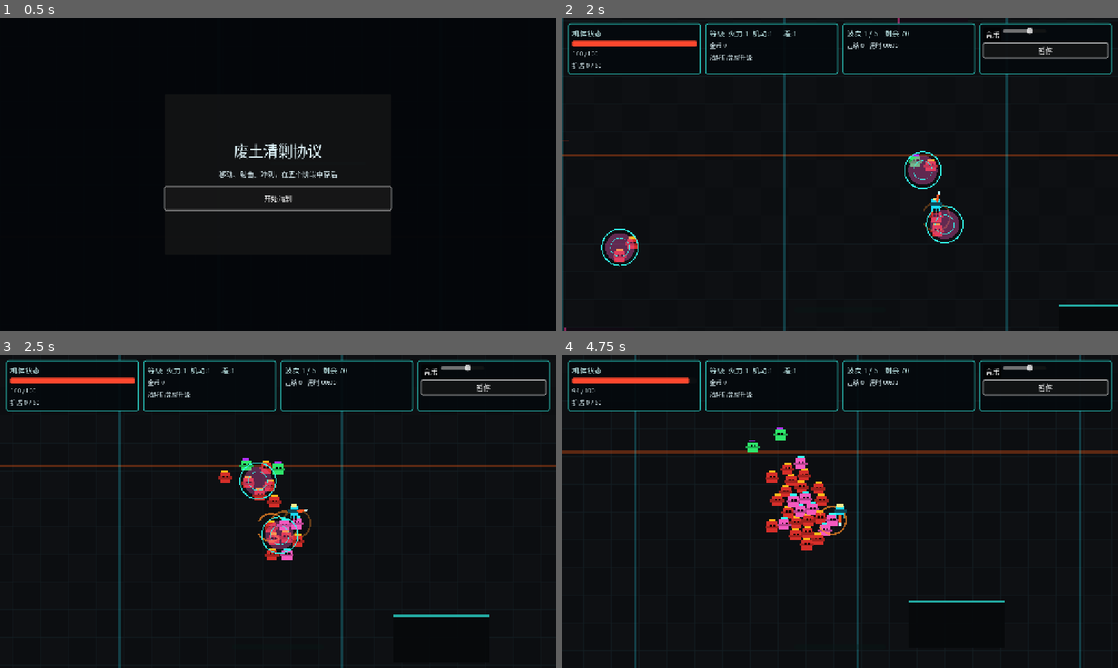
Above: before the commit, frames 1-4 (two rows, left to right).
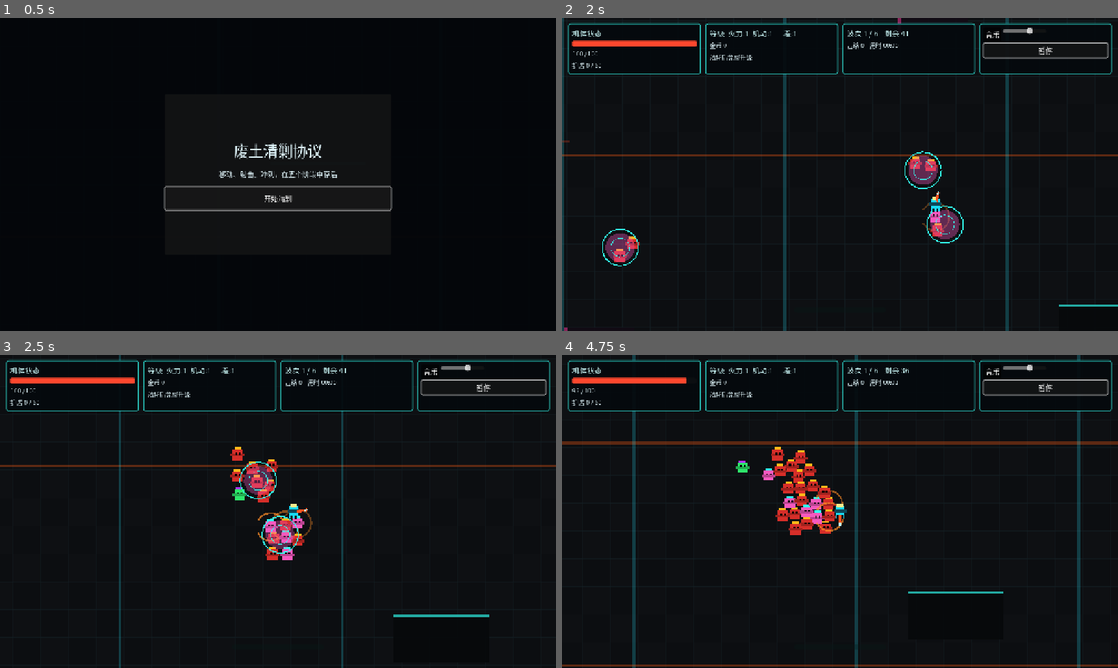
Above: after the commit, the same moments.

Repository: xiejiamincyq/2d-game
Game: Godot game, scene res://scenes/Main.tscn
The game is run twice, just before and just after one commit, with the same random seed, the same clock (stepped at 60 frames per second) and the same inputs.
Inputs (mouse positions are in pixels of both pictures, inside the frame that each line leads up to):
- Up to frame 1 (0.5 s): no input
- Up to frame 2 (2 s): click "开始清剿" at 0.5 s; click "音乐" at 1.25 s
- Up to frame 3 (2.5 s): tap Enter at 2 s; move the mouse to (400, 495) at 2.02 s; hold D (move_right) from 2.03 s (still down); right-click (400, 495) at 2.1 s; tap Space at 2.27 s
- Up to frame 4 (4.75 s): move the mouse to (728, 527) at 2.77 s; release D (move_right) at 2.78 s; hold S (move_down) 2.78-3.5 s; click (728, 527) at 2.85 s; tap Space at 3.02 s; click "继续" at 3.5 s; click "继续清剿" at 4.25 s

Frame 1 is identical in both runs. In frame 2, 0.7% of the frame differs, in the area x 0-81%, y 0-100%; in frame 3, 1.6%; in frame 4, 6.7%, in the area x 0-100%, y 0-100%.

Commit message:
feat: intensify final boss encounter

Diff:
--- a/scripts/Main.gd
+++ b/scripts/Main.gd
@@ -259,6 +259,7 @@
 	wave_director.boss_health_changed.connect(ui.set_boss_health)
 	wave_director.boss_defeated.connect(func(_boss: Node) -> void: ui.hide_boss_health())
 	wave_director.boss_cue.connect(func(cue: StringName) -> void: audio.play_boss_cue(cue))
+	wave_director.boss_entrance_warning.connect(func(display_name: String) -> void: ui.show_wave_banner("警告：侦测到最终 Boss —— %s" % display_name, &"boss_entrance", 1.4))
 	wave_director.wave_prepared.connect(_on_wave_prepared)
 	wave_director.wave_finished.connect(_on_wave_finished)
 	wave_director.enemy_killed.connect(_on_enemy_killed)
--- a/scripts/actors/OverseerBoss.gd
+++ b/scripts/actors/OverseerBoss.gd
@@ -24,7 +24,7 @@
 const BODY_RADIUS := 56.0
 const VISUAL_RADIUS := 80.0
 const BASE_MAX_HEALTH := 10800.0
-const B1_PACING_PLACEHOLDER_SECONDS := 12.0
+const EXPECTED_STANDARD_TTK_SECONDS := 55.0
 const KEEP_DISTANCE_MIN := 210.0
 const KEEP_DISTANCE_MAX := 340.0
 const MOVE_SPEED := 46.0
--- a/scripts/components/BossAttackDirector.gd
+++ b/scripts/components/BossAttackDirector.gd
@@ -35,6 +35,7 @@
 	add_child(pattern)
 	var bounds: Rect2 = boss.get("world_bounds")
 	pattern.configure(projectile_parent, bounds, target_player, boss.get_instance_id(), seed_value)
+	pattern.global_position = boss.global_position
 	pattern.set_process(false)
 	state = State.ENTRANCE
 	state_elapsed = 0.0
@@ -42,6 +43,8 @@
 func advance(delta: float) -> void:
 	if delta <= 0.0 or state == State.DEATH:
 		return
+	if is_instance_valid(boss):
+		pattern.global_position = boss.global_position
 	pattern.advance(delta)
 	state_elapsed += delta
 	if state == State.ENTRANCE:
--- a/scripts/systems/WaveDirector.gd
+++ b/scripts/systems/WaveDirector.gd
@@ -18,6 +18,7 @@
 signal boss_health_changed(current: float, maximum: float, phase: int)
 signal boss_defeated(boss: Node)
 signal boss_cue(cue: StringName)
+signal boss_entrance_warning(display_name: String)
 signal victory
 
 const EnemyScript = preload("res://scripts/actors/Enemy.gd")
@@ -35,6 +36,9 @@
 const BOSS_PORTAL_WARNING_SECONDS := 1.1
 const BOSS_PORTAL_BURST_SECONDS := 0.65
 const BOSS_PORTAL_SCALE := 1.8
+const BOSS_TRICKLE_INTERVAL := 4.6
+const BOSS_TRICKLE_COUNT := 18
+const BOSS_TRICKLE_MINION_CAP := 30
 
 var enemy_parent: Node
 var projectile_parent: Node
@@ -58,14 +62,16 @@
 var boss_portal: Node
 var boss_entrance_started := false
 var boss_defeat_pending := false
+var boss_trickle_timer := 0.0
 var boss_defeated_for_wave := false
 
 var waves: Array[Dictionary] = [
-	{"scrapper": 54, "dasher": 12, "spitter": 4, "bruiser": 0, "marksman": 0, "lobber": 0, "overseer": 0, "rate": 0.13},
-	{"scrapper": 66, "dasher": 18, "spitter": 8, "bruiser": 2, "marksman": 4, "lobber": 0, "overseer": 0, "rate": 0.105},
-	{"scrapper": 76, "dasher": 26, "spitter": 12, "bruiser": 3, "marksman": 7, "lobber": 4, "overseer": 0, "rate": 0.085},
-	{"scrapper": 94, "dasher": 34, "spitter": 15, "bruiser": 5, "marksman": 10, "lobber": 8, "overseer": 0, "rate": 0.07},
-	{"scrapper": 104, "dasher": 38, "spitter": 16, "bruiser": 6, "marksman": 12, "lobber": 10, "overseer": 0, "rate": 0.055},
+	{"scrapper": 32, "dasher": 7, "spitter": 2, "bruiser": 0, "marksman": 0, "lobber": 0, "overseer": 0, "rate": 0.13},
+	{"scrapper": 40, "dasher": 11, "spitter": 5, "bruiser": 1, "marksman": 2, "lobber": 0, "overseer": 0, "rate": 0.105},
+	{"scrapper": 46, "dasher": 16, "spitter": 7, "bruiser": 2, "marksman": 4, "lobber": 2, "overseer": 0, "rate": 0.085},
+	{"scrapper": 56, "dasher": 20, "spitter": 9, "bruiser": 3, "marksman": 6, "lobber": 5, "overseer": 0, "rate": 0.07},
+	{"scrapper": 62, "dasher": 23, "spitter": 10, "bruiser": 4, "marksman": 7, "lobber": 6, "overseer": 0, "rate": 0.055},
+	{"scrapper": 70, "dasher": 26, "spitter": 12, "bruiser": 5, "marksman": 8, "lobber": 7, "overseer": 0, "rate": 0.05},
 ]
 
 func _ready() -> void:
@@ -114,6 +120,7 @@
 		_process_portal_attack(delta)
 		return
 	if is_instance_valid(active_boss):
+		_process_boss_trickle(delta)
 		return
 	if spawn_queue.is_empty():
 		if active_enemies.is_empty():
@@ -207,10 +214,27 @@
 		portal.closed.connect(_on_portal_closed, CONNECT_ONE_SHOT)
 	_emit_wave_status()
 
-func _on_boss_reinforcements_requested(_boss: Node, count: int) -> void:
+func _process_boss_trickle(delta: float) -> void:
+	if boss_defeat_pending or boss_defeated_for_wave:
+		return
+	boss_trickle_timer = maxf(0.0, boss_trickle_timer - delta)
+	if boss_trickle_timer > 0.0:
+		return
+	boss_trickle_timer = BOSS_TRICKLE_INTERVAL
+	var minions := 0
+	for enemy in active_enemies:
+		if enemy != active_boss:
+			minions += 1
+	var remaining_capacity := BOSS_TRICKLE_MINION_CAP - minions
+	if remaining_capacity <= 0:
+		return
+	var trickle_count := mini(BOSS_TRICKLE_COUNT, remaining_capacity)
+	_on_boss_reinforcements_requested(active_boss, trickle_count, BOSS_TRICKLE_COUNT)
+
+func _on_boss_reinforcements_requested(_boss: Node, count: int, count_limit: int = 8) -> void:
 	if _boss != active_boss or boss_defeat_pending or boss_defeated_for_wave or count <= 0 or portal_parent == null or not is_instance_valid(player):
 		return
-	count = mini(count, 8)
+	count = mini(count, maxi(0, count_limit))
 	var portal_count := clampi(ceili(float(count) / 8.0), 2, 3)
 	var queues: Array[Array] = []
 	for index in range(portal_count):
@@ -281,6 +305,7 @@
 	portal.burst_started.connect(_on_boss_portal_burst, CONNECT_ONE_SHOT)
 	portal.closed.connect(_on_boss_portal_closed, CONNECT_ONE_SHOT)
 	boss_portal = portal
+	boss_entrance_warning.emit(OverseerBossScript.DISPLAY_NAME)
 	_emit_wave_status()
 	return true
 
@@ -312,6 +337,7 @@
 	boss.global_position = position.clamp(spawn_bounds.position, spawn_bounds.end - Vector2(0.001, 0.001)) if spawn_bounds.size != Vector2.ZERO else position
 	boss.velocity = Vector2.ZERO
 	active_boss = boss
+	boss_trickle_timer = BOSS_TRICKLE_INTERVAL
 	active_enemies.append(boss)
 	boss.health_changed.connect(_on_boss_health_changed)
 	boss_spawned.emit(boss, OverseerBossScript.DISPLAY_NAME, float(boss.health.max_health))
--- a/scripts/tests/BossDirectorTest.gd
+++ b/scripts/tests/BossDirectorTest.gd
@@ -49,6 +49,15 @@
 	attack_director.advance(attack_director.ENTRANCE_SECONDS + 0.01)
 	if not _assert_true(attack_director.get_state_name() == "PHASE_1" and phases == [1], "entrance did not resolve into phase one"):
 		return
+	var anchor_pattern: Node2D = attack_director.get_pattern()
+	boss.global_position = Vector2(640.0, 512.0)
+	attack_director.advance(0.016)
+	if not _assert_true(anchor_pattern.global_position.distance_to(boss.global_position) < 0.01, "bullet pattern did not anchor to the Boss position"):
+		return
+	boss.global_position = Vector2(-420.0, 300.0)
+	attack_director.advance(0.016)
+	if not _assert_true(anchor_pattern.global_position.distance_to(boss.global_position) < 0.01, "bullet pattern did not follow the Boss after it moved"):
+		return
 
 	attack_director.get_pattern().start_pattern(attack_director.get_pattern().AIMED_FAN)
 	attack_director.get_pattern().advance(0.46)
--- a/scripts/tests/BossHealthBarTest.gd
+++ b/scripts/tests/BossHealthBarTest.gd
@@ -35,11 +35,18 @@
 	for viewport_size in [Vector2(960, 540), Vector2(1280, 720), Vector2(1920, 1080), Vector2(2560, 1080)]:
 		bar.apply_viewport_size(viewport_size)
 		await process_frame
-		if not _assert_true(bar.position.y == 18.0 and bar.size.y == 28.0, "Boss bar did not retain its top-safe 28px height at %s" % viewport_size):
+		if not _assert_true(bar.position.y == 76.0 and bar.size.y == 34.0, "Boss bar did not sit below the HUD at its 34px height at %s" % viewport_size):
 			return
-		if not _assert_true(bar.size.x >= viewport_size.x * 0.60 and bar.size.x <= viewport_size.x * 0.78, "Boss bar width %s did not stay inside the 60-78%% responsive range at %s" % [bar.size.x, viewport_size]):
+		var minimum_width: float = viewport_size.x * 0.72
+		var maximum_width: float = viewport_size.x * 0.90
+		if not _assert_true(bar.size.x >= minimum_width - 0.01 and bar.size.x <= maximum_width + 0.01, "Boss bar width %s did not stay inside the 72-90%% responsive range at %s" % [bar.size.x, viewport_size]):
 			return
-		if not _assert_true(bar.anchor_left == 0.5 and bar.anchor_right == 0.5 and bar.position.x == -bar.size.x * 0.5, "Boss bar was not centered inside viewport %s" % viewport_size):
+		if not _assert_true(bar.anchor_left == 0.5 and bar.anchor_right == 0.5 and is_equal_approx(bar.position.x, -bar.size.x * 0.5), "Boss bar was not centered inside viewport %s" % viewport_size):
+			return
+		if not _assert_true(bar.threshold_markers.size() == 2 and bar.threshold_markers[0].size.x >= 3.0 and bar.threshold_markers[0].size.y >= 12.0, "phase divider lines did not span the Boss bar fill height at %s" % viewport_size):
+			return
+		var expected_marker_x: float = 3.0 + (bar.size.x - 6.0) * 0.70 - 1.5
+		if not _assert_true(absf(bar.threshold_markers[0].position.x - expected_marker_x) < 1.0, "70% phase divider was not drawn at its fill ratio"):
 			return
 
 	bar.hide_boss()
@@ -60,7 +67,7 @@
 		layout_hud.apply_viewport_size(viewport_size)
 		layout_boss.apply_viewport_size(viewport_size)
 		await process_frame
-		var restored_grid_top: float = layout_hud.grid.get_global_rect().position.y
+		var default_grid_top: float = layout_hud.grid.get_global_rect().position.y
 		layout_hud.set_boss_layout_active(true)
 		layout_boss.show_boss("深渊监工 / OVERSEER", 1000.0)
 		await process_frame
@@ -68,10 +75,12 @@
 		var hud_grid_rect: Rect2 = layout_hud.grid.get_global_rect()
 		if not _assert_true(not boss_rect.intersects(hud_grid_rect), "Boss bar %s overlapped HUD grid %s at %s" % [boss_rect, hud_grid_rect, viewport_size]):
 			return
+		if not _assert_true(hud_grid_rect.position.y > default_grid_top, "HUD grid did not move below the enlarged Boss bar at %s" % viewport_size):
+			return
 		layout_hud.set_boss_layout_active(false)
 		layout_boss.hide_boss()
 		await process_frame
-		if not _assert_true(is_equal_approx(layout_hud.grid.get_global_rect().position.y, restored_grid_top), "HUD grid did not restore its top inset after Boss hide at %s" % viewport_size):
+		if not _assert_true(is_equal_approx(layout_hud.grid.get_global_rect().position.y, default_grid_top), "HUD grid did not restore its top inset after Boss hide at %s" % viewport_size):
 			return
 		layout_root.queue_free()
 		await process_frame
--- a/scripts/tests/BossTest.gd
+++ b/scripts/tests/BossTest.gd
@@ -62,6 +62,8 @@
 		victory_count[0] += 1
 		event_order.append("victory")
 	)
+	var entrance_warnings: Array[String] = []
+	director.boss_entrance_warning.connect(func(display_name: String) -> void: entrance_warnings.append(display_name))
 
 	var regular_enemy := Node2D.new()
 	enemies.add_child(regular_enemy)
@@ -75,6 +77,8 @@
 
 	director._process(0.016)
 	if not _assert_true(director.boss_entrance_started and is_instance_valid(director.boss_portal), "final regular clear did not open the Boss entrance portal"):
+		return
+	if not _assert_true(entrance_warnings == [OverseerBossScript.DISPLAY_NAME], "Boss entrance did not broadcast its warning banner contract"):
 		return
 	if not _assert_true(director.boss_portal.scale.x >= 1.5 and spawned_bosses.is_empty(), "Boss portal was not visibly larger or spawned the Boss without warning"):
 		return
@@ -97,6 +101,52 @@
 		return
 
 	director._process(director.BOSS_PORTAL_BURST_SECONDS + 0.01)
+	if not _assert_true(director.BOSS_TRICKLE_COUNT >= 18 and director.BOSS_TRICKLE_INTERVAL <= 4.7 and director.BOSS_TRICKLE_MINION_CAP >= 30, "Boss trickle did not triple its count, speed up its interval 1.5x, and raise its live-minion cap"):
+		return
+	var trickle_portal_count: int = director.active_portals.size()
+	director._process(director.BOSS_TRICKLE_INTERVAL + 0.01)
+	if not _assert_true(director.active_portals.size() > trickle_portal_count, "Boss fight did not trickle reinforcement portals on its interval"):
+		return
+	var queued_trickle_minions := 0
+	for queue in director.portal_spawn_queues.values():
+		queued_trickle_minions += queue.size()
+	if not _assert_true(queued_trickle_minions == director.BOSS_TRICKLE_COUNT, "Boss trickle queued %d minions instead of %d" % [queued_trickle_minions, director.BOSS_TRICKLE_COUNT]):
+		return
+	director._process(director.BOSS_TRICKLE_INTERVAL + 0.01)
+	var trickle_minions := 0
+	for enemy in director.active_enemies:
+		if enemy != boss:
+			trickle_minions += 1
+	if not _assert_true(trickle_minions > 0, "Boss trickle portals did not deploy any minions"):
+		return
+	var flush_guard := 0
+	while not director.active_portals.is_empty() and flush_guard < 8:
+		director._process(2.0)
+		flush_guard += 1
+	if not _assert_true(director.active_portals.is_empty(), "trickle portals did not drain before the cap probe"):
+		return
+	var fillers: Array[Node] = []
+	while director.active_enemies.size() - 1 < director.BOSS_TRICKLE_MINION_CAP:
+		var filler := Node2D.new()
+		enemies.add_child(filler)
+		director.active_enemies.append(filler)
+		fillers.append(filler)
+	var capped_portal_count: int = director.active_portals.size()
+	director._process(director.BOSS_TRICKLE_INTERVAL + 0.01)
+	if not _assert_true(director.active_portals.size() == capped_portal_count, "Boss trickle ignored its live-minion cap"):
+		return
+	for filler in fillers:
+		director.active_enemies.erase(filler)
+		filler.queue_free()
+	for trickle_enemy in director.active_enemies.duplicate():
+		if trickle_enemy != boss:
+			director.active_enemies.erase(trickle_enemy)
+			trickle_enemy.queue_free()
+	for leftover_portal in director.active_portals.duplicate():
+		director.portal_spawn_queues.erase(leftover_portal.get_instance_id())
+		director.active_portals.erase(leftover_portal)
+		leftover_portal.queue_free()
+	await process_frame
 	director._process(1.0)
 	if not _assert_true(spawned_bosses.size() == 1, "Boss entrance created duplicate Boss instances"):
 		return
--- a/scripts/tests/GateFailureTest.gd
+++ b/scripts/tests/GateFailureTest.gd
@@ -19,7 +19,7 @@
 	root.add_child(scene)
 	await process_frame
 	scene._start_run()
-	scene.ui.show_boss_health("深渊监工 / OVERSEER", 1000.0)
+	scene.ui.show_boss_health(null, "深渊监工 / OVERSEER", 1000.0)
 	if not _assert_true(scene.ui.boss_health_bar.visible, "fixture did not expose the Boss health bar before the failure gate"):
 		return
 	scene.wave_director.prepared_wave = false
--- a/scripts/tests/Phase5CombatTest.gd
+++ b/scripts/tests/Phase5CombatTest.gd
@@ -19,7 +19,7 @@
 	var director: Node = WaveDirectorScript.new()
 	root.add_child(director)
 	director.set_process(false)
-	if not _assert_true(director.waves.size() == 5, "phase table did not contain exactly five stages"):
+	if not _assert_true(director.waves.size() == 6, "phase table did not contain exactly six stages"):
 		return
 	for kind_name in ["MARKSMAN", "LOBBER", "OVERSEER"]:
 		if not _assert_true(EnemyScript.EnemyKind.has(kind_name), "enemy roster is missing %s" % kind_name):
@@ -53,8 +53,8 @@
 		previous_stage_seconds = stage_seconds
 		estimated_combat_seconds += stage_seconds
 	total_enemy_count += 1 # Independent Boss, outside the regular spawn table.
-	var estimated_run_seconds := estimated_combat_seconds + OverseerBossScript.B1_PACING_PLACEHOLDER_SECONDS + 28.0 + 11.0
-	if not _assert_true(total_enemy_count == 649, "five-stage content budget changed without pacing review"):
+	var estimated_run_seconds := estimated_combat_seconds + OverseerBossScript.EXPECTED_STANDARD_TTK_SECONDS + 28.0 + 11.0
+	if not _assert_true(total_enemy_count == 517, "six-stage content budget changed without pacing review"):
 		return
 	if not _assert_true(estimated_run_seconds >= 270.0 and estimated_run_seconds <= 330.0, "standard-build duration budget %.1fs escaped 4:30-5:30" % estimated_run_seconds):
 		return
--- a/scripts/tests/WaveTest.gd
+++ b/scripts/tests/WaveTest.gd
@@ -14,6 +14,21 @@
 	return false
 
 func _initialize() -> void:
+	var wave_probe: Node = WaveDirectorScript.new()
+	var final_wave_index: int = wave_probe.waves.size() - 1
+	if not _assert_true(wave_probe.waves.size() == 6, "run did not gain a dedicated final stage before the Boss (got %d waves)" % wave_probe.waves.size()):
+		return
+	var final_budget := 0
+	var previous_budget := 0
+	for key in wave_probe.waves[final_wave_index].keys():
+		if key != "rate":
+			final_budget += int(wave_probe.waves[final_wave_index][key])
+	for key in wave_probe.waves[final_wave_index - 1].keys():
+		if key != "rate":
+			previous_budget += int(wave_probe.waves[final_wave_index - 1][key])
+	if not _assert_true(final_budget > previous_budget, "final stage budget %d did not exceed stage five %d" % [final_budget, previous_budget]):
+		return
+	wave_probe.free()
 	var spawn_counts: Array[int] = []
 	for hz in [30, 60, 120]:
 		var fixture := Node.new()
--- a/scripts/ui/BossHealthBar.gd
+++ b/scripts/ui/BossHealthBar.gd
@@ -2,10 +2,10 @@
 class_name BossHealthBar
 
 const BASE_WIDTH := 760.0
-const BAR_HEIGHT := 28.0
-const TOP_SAFE_OFFSET := 18.0
-const MIN_WIDTH_RATIO := 0.60
-const MAX_WIDTH_RATIO := 0.78
+const BAR_HEIGHT := 34.0
+const TOP_SAFE_OFFSET := 76.0
+const MIN_WIDTH_RATIO := 0.72
+const MAX_WIDTH_RATIO := 0.90
 const BACKGROUND_COLOR := Color("061019e8")
 const FILL_COLOR := Color("f559bf")
 const MARKER_COLOR := Color("ff571f")
@@ -113,8 +113,8 @@
 	position = Vector2(-size.x * 0.5, TOP_SAFE_OFFSET)
 	for marker_index in threshold_markers.size():
 		var marker := threshold_markers[marker_index]
-		marker.position = Vector2(3.0 + (size.x - 6.0) * thresholds[marker_index] - 1.0, 16.0)
-		marker.size = Vector2(2.0, BAR_HEIGHT - 19.0)
+		marker.position = Vector2(3.0 + (size.x - 6.0) * thresholds[marker_index] - 1.5, 16.0)
+		marker.size = Vector2(3.0, BAR_HEIGHT - 19.0)
 	queue_redraw()
 
 func show_boss(display_name: String, maximum_health: float) -> void:
--- a/scripts/ui/GameUI.gd
+++ b/scripts/ui/GameUI.gd
@@ -198,7 +198,7 @@
 func set_wave(index: int, total: int, remaining: int) -> void:
 	hud.set_wave(index, total, remaining)
 
-func show_boss_health(display_name: String, maximum_health: float) -> void:
+func show_boss_health(_boss: Node, display_name: String, maximum_health: float) -> void:
 	boss_health_bar.show_boss(display_name, maximum_health)
 	hud.set_boss_layout_active(true)
 
--- a/scripts/ui/HUD.gd
+++ b/scripts/ui/HUD.gd
@@ -6,7 +6,7 @@
 signal bgm_mute_changed(muted: bool)
 
 const DEFAULT_GRID_TOP_MARGIN := 12
-const BOSS_GRID_TOP_INSET := 54
+const BOSS_GRID_TOP_INSET := 122
 
 var grid_margin: MarginContainer
 var grid: GridContainer
Not shown, changed: tasks/boss-redesign-plan.md
Not shown, changed: tasks/boss-redesign-todo.md
Not shown, changed: tasks/plan.md
Not shown, changed: tasks/todo.md
